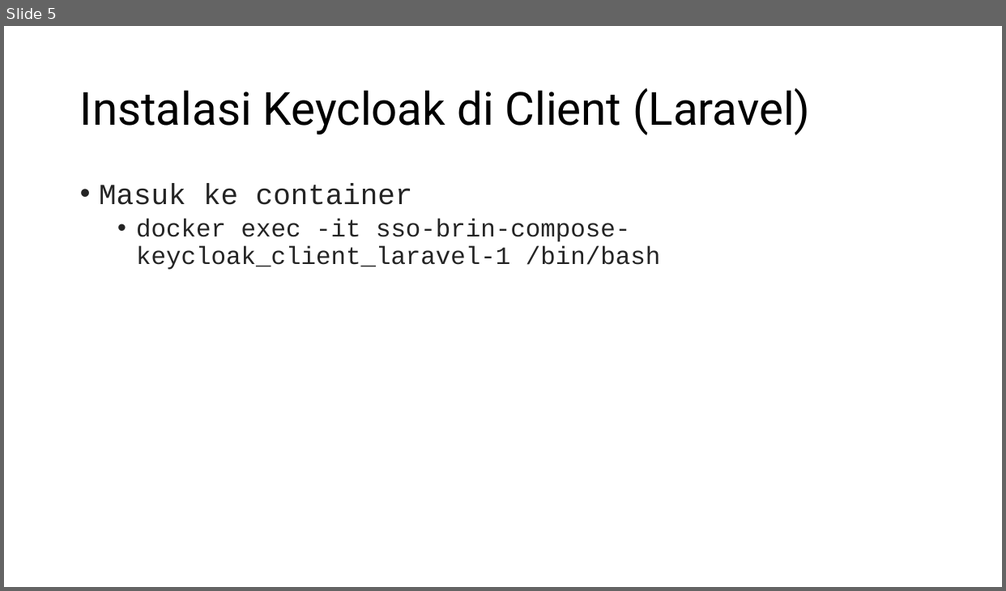
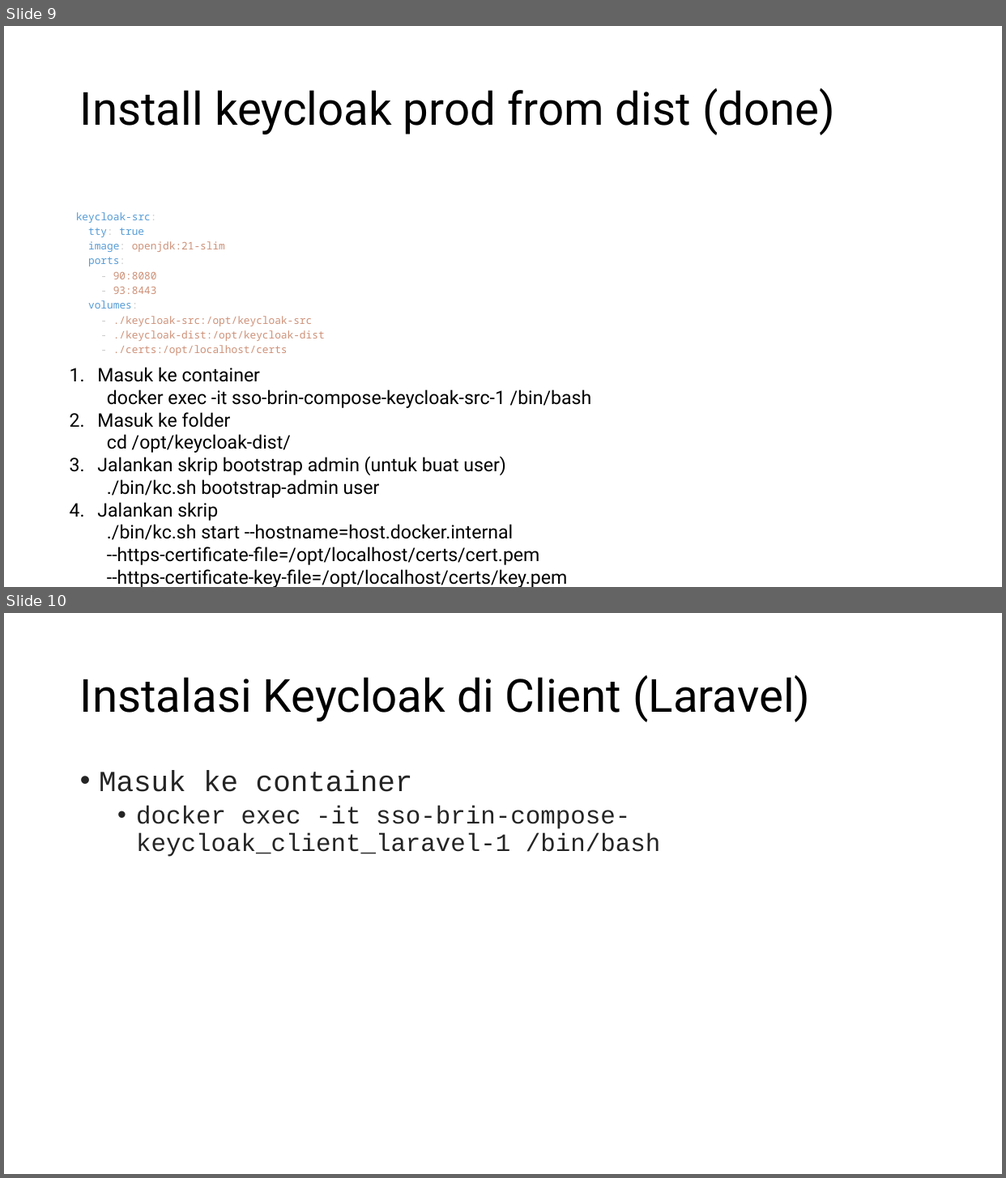
Before and after one commit to koharudin/sso-brin-compose, a slide deck: docs/sso.pptx. Shown one above the other, each under a label of ours: slide 5 before the commit, slides 9 and 10 after it. The pictures are 1006x591 and 1006x1178 pixels, drawn with LibreOffice and Linux fonts; fonts in the diff are those of the drawing. Boxes give left, top, right and bottom in pixels: in the first picture for what was removed or moved away, otherwise in the second. Text is boxed around its words. In the diff, an @@ line names an element or a change of style, - is before the commit and + after.

Commit message:
keycloak dist

```diff
--- a/docs/sso.pptx
+++ b/docs/sso.pptx
@@ slide 9 added at box(4, 26, 1002, 587), background #FFFFFF @@
@@ title added at box(80, 88, 835, 135), 44 pt, text #000000 @@
+Install keycloak prod from dist (done)
@@ text added at box(76, 212, 325, 356), 10 pt, text #CE9178 @@
+keycloak-src:
+tty: true
+image: openjdk:21-slim
+ports:
+- 90:8080
+- 93:8443
+volumes:
+- ./keycloak-src:/opt/keycloak-src
+- ./keycloak-dist:/opt/keycloak-dist
+- ./certs:/opt/localhost/certs
@@ text added at box(97, 367, 591, 587), 18 pt, text #000000 @@
+1. Masuk ke container
+  docker exec -it sso-brin-compose-keycloak-src-1 /bin/bash
+2. Masuk ke folder
+  cd /opt/keycloak-dist/
+3. Jalankan skrip bootstrap admin (untuk buat user)
+  ./bin/kc.sh bootstrap-admin user
+4. Jalankan skrip
+  ./bin/kc.sh start --hostname=host.docker.internal --https-certificate-file=/opt/localhost/certs/cert.pem --https-certificate-key-file=/opt/localhost/certs/key.pem
@@ what was slide 5 is now slide 10 @@
```
Also in this commit, not shown: 1 slide changed, 4 other slides added, 4 other files.
